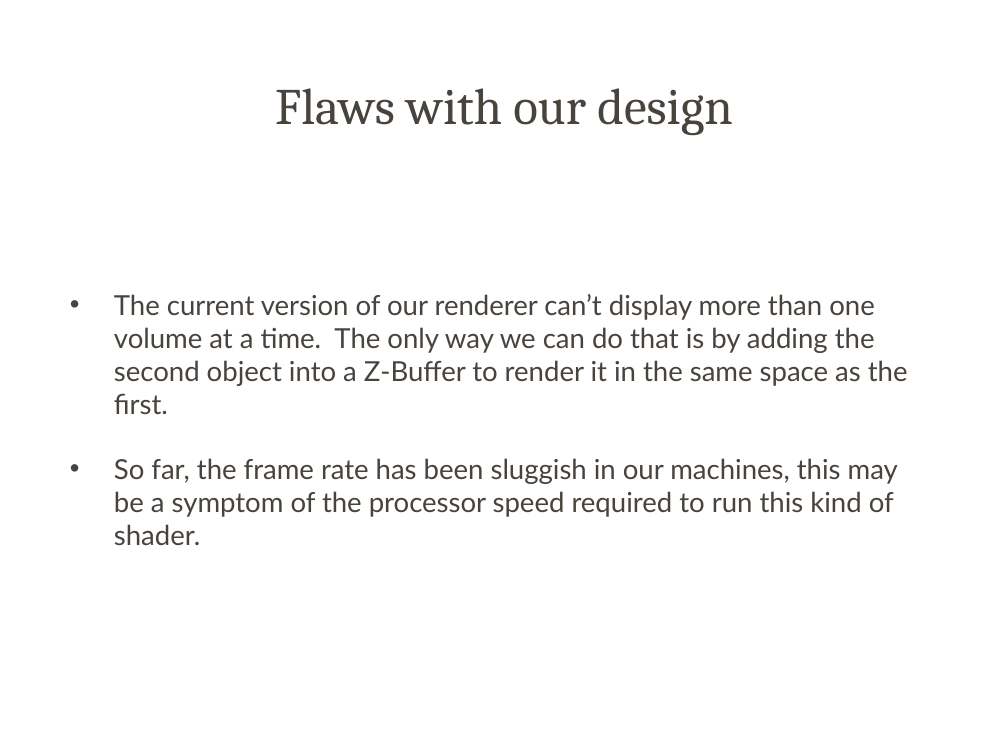
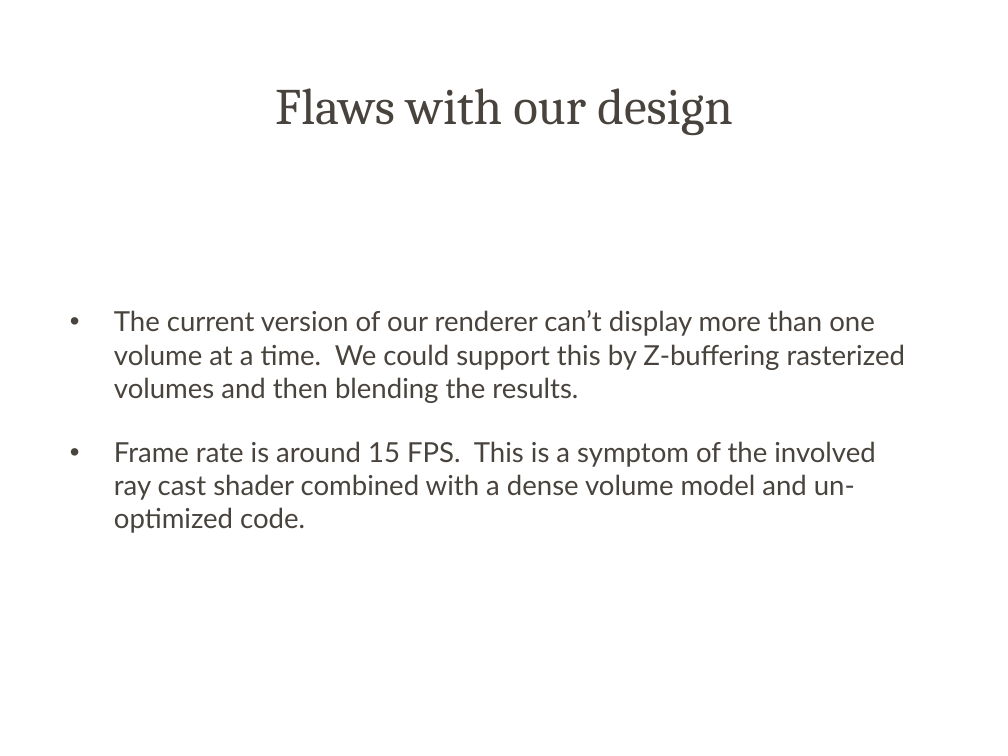
Before and after one commit to deltasquad451/xna-volumetric-renderer, a slide deck: slide 11 of volumerenderer.ppt. Drawn at 1008x756 pixels with LibreOffice and Linux fonts; fonts in the diff are those of the drawing; background and template pictures are left out. Boxes give left, top, right and bottom in pixels: in the first picture for what was removed or moved away, otherwise in the second. Text is boxed around its words. In the diff, an @@ line names an element or a change of style, - is before the commit and + after.

Commit message:
Updates to the demo presentation and removed a temp change I made that was hitting on the frame rate pretty badly.

```diff
--- a/volumerenderer.ppt
+++ b/volumerenderer.ppt
@@ text at <box>114,310,905,533</box>: text changed @@
-• The current version of our renderer can’t display more than one volume at a time. The only way we can do that is by adding the second object into a Z-Buffer to render it in the same space as the first.
-• So far, the frame rate has been sluggish in our machines, this may be a symptom of the processor speed required to run this kind of shader.
+• The current version of our renderer can’t display more than one volume at a time. We could support this by Z-buffering rasterized volumes and then blending the results.
+• Frame rate is around 15 FPS. This is a symptom of the involved ray cast shader combined with a dense volume model and un-optimized code.
```
Also in this commit, not shown: 4 other slides changed, 1 other file.
